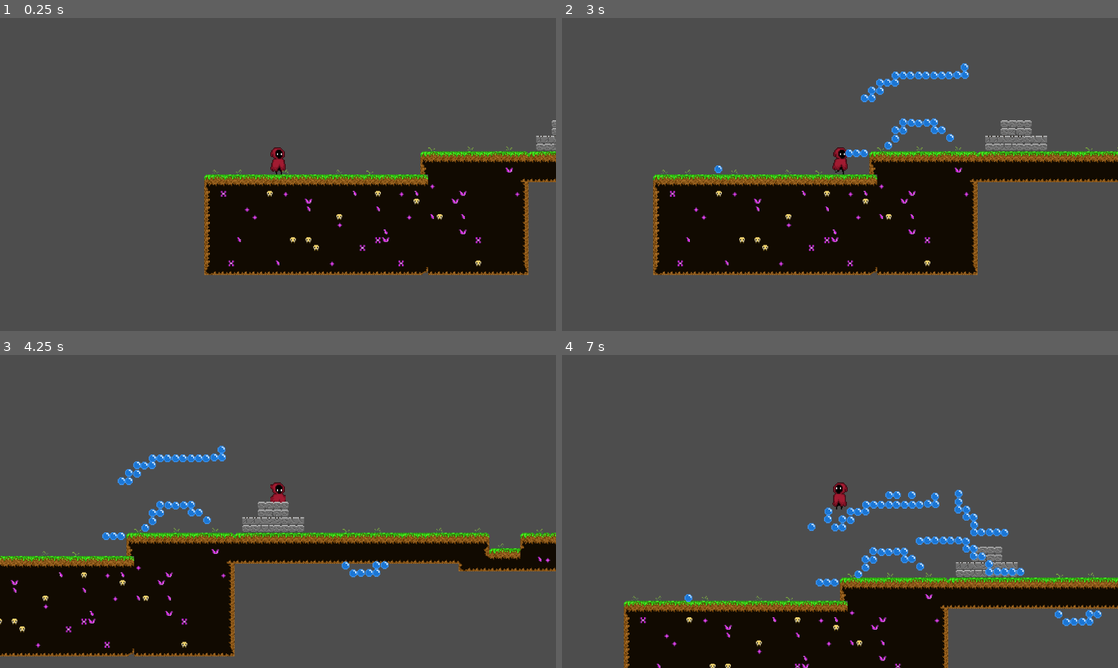
Above: before the commit, frames 1-4 (two rows, left to right).
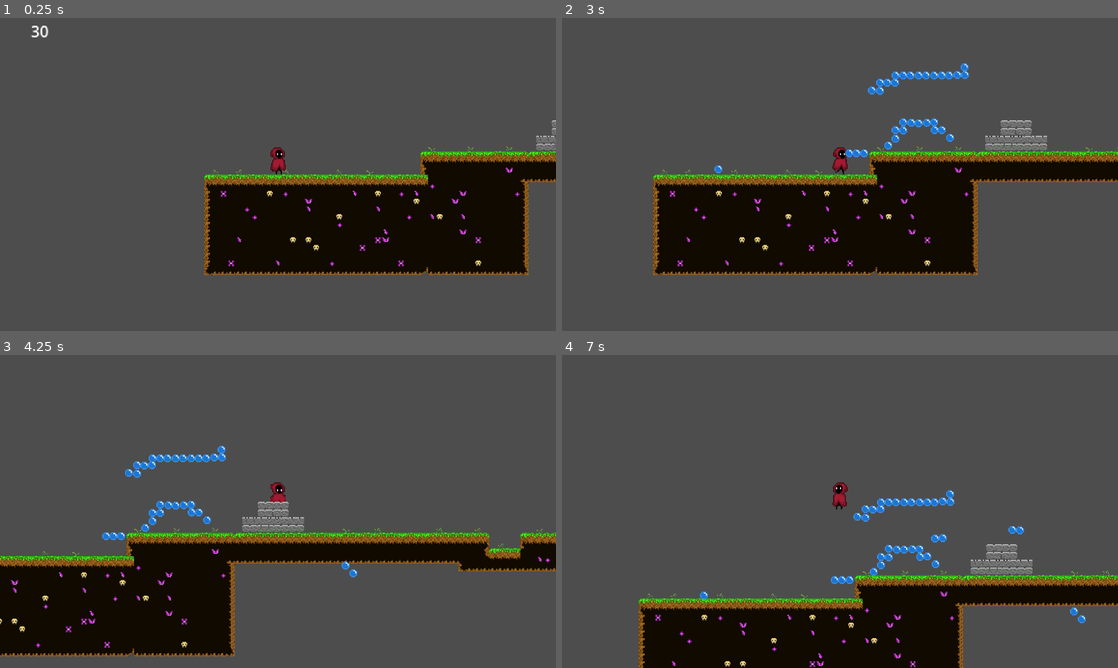
Above: after the commit, the same moments.

Repository: mehanix/bubblemancer
Game: Godot game, scene res://Scenes/Joc1.tscn
The game is run twice, just before and just after one commit, with the same random seed, the same clock (stepped at 60 frames per second) and the same inputs.
Inputs (mouse positions are in pixels of both pictures, inside the frame that each line leads up to):
- Up to frame 1 (0.25 s): no input
- Up to frame 2 (3 s): move the mouse to (962, 158) at 0.52 s; press the mouse at (962, 158) at 0.53 s; hold D (MoveRight) 0.53-2.03 s; tap Space (Jump) at 0.77, 1.52 s; move the mouse to (728, 190) at 1.27 s; release the mouse at (728, 190) at 1.28 s; click (728, 190) at 1.35 s; move the mouse to (895, 105) at 2.02 s; press the mouse at (895, 105) at 2.03 s; hold A (MoveLeft) 2.03-2.78 s; move the mouse to (812, 237) at 2.77 s; release the mouse at (812, 237) at 2.78 s; hold D (MoveRight) from 2.78 s (still down); click (812, 237) at 2.85 s
- Up to frame 3 (4.25 s): keep holding D (MoveRight); tap Space (Jump) at 3.02, 3.77 s; move the mouse to (444, 558) at 3.52 s; press the mouse at (444, 558) at 3.53 s
- Up to frame 4 (7 s): move the mouse to (673, 464) at 4.27 s; release D (MoveRight) at 4.28 s; release the mouse at (673, 464) at 4.28 s; hold A (MoveLeft) 4.28-5.03 s; click (673, 464) at 4.35 s; tap Space (Jump) at 4.52, 6.02, 6.77 s; move the mouse to (867, 511) at 5.02 s; press the mouse at (867, 511) at 5.03 s; hold D (MoveRight) 5.03-5.78 s; move the mouse to (756, 433) at 5.77 s; release the mouse at (756, 433) at 5.78 s; hold A (MoveLeft) from 5.78 s (still down); click (756, 433) at 5.85 s; move the mouse to (962, 495) at 6.52 s; press the mouse at (962, 495) at 6.53 s

The runs differ from the first frame. In frame 1, less than 0.1% of the frame differs, in the area x 5-9%, y 2-7%; in frame 2, less than 0.1%; in frame 3, 0.2%; in frame 4, 9.2%, in the area x 11-100%, y 43-100%.

Commit message:
balloon recharge

Diff:
--- a/bubblejam/Scenes/Joc1.tscn
+++ b/bubblejam/Scenes/Joc1.tscn
@@ -13,3 +13,14 @@
 [node name="TileMapLayer" parent="." instance=ExtResource("3_n6bp8")]
 position = Vector2(365.599, 23.1408)
 tile_map_data = PackedByteArray("AAAqAAQAAAACAAIAAAAqAAMAAAAFAAIAAAAqAAIAAAAFAAIAAAApAAQAAAACAAIAAAApAAMAAAAFAAIAAAApAA …(15888 unchanged characters)…
+
+[node name="Timer" type="Timer" parent="."]
+autostart = true
+
+[node name="ReservoirLabel" type="Label" parent="."]
+offset_left = -30.0
+offset_top = 279.0
+offset_right = 10.0
+offset_bottom = 302.0
+
+[connection signal="timeout" from="Timer" to="." method="_on_timer_timeout"]
--- a/bubblejam/Scripts/BubbleSpawner.gd
+++ b/bubblejam/Scripts/BubbleSpawner.gd
@@ -10,6 +10,7 @@
 
 # Called every frame. 'delta' is the elapsed time since the previous frame.
 func _process(delta: float) -> void:
+	$ReservoirLabel.text = str(Global.BubbleReservoir)
 	var mouse = get_global_mouse_position()
 	if Input.is_action_just_pressed("click"):
 		Global.GameMode = Global.DrawMode
@@ -21,6 +22,8 @@
 		var position_y = mouse.y - (int(mouse.y) % 8)
 		var obj = get_object_at_mouse_pos(position_x, position_y)
 		if (len(obj) > 0): return
+		if Global.BubbleReservoir == 0: return
+		Global.BubbleReservoir -= 1
 		var newBubble = bubblePart.instantiate()
 		newBubble.add_to_group("instantiated_bubbles")
 		newBubble.position = Vector2(position_x, position_y)
@@ -42,3 +45,10 @@
 	var result = space_state.intersect_point(query)
 	print(result)
 	return result
+
+
+func _on_timer_timeout() -> void:
+	if Global.GameMode == Global.DrawMode: return
+	if Global.BubbleReservoir + Global.BUBBLE_RECHARGE_RATE <= Global.BUBBLE_MAX_CAPACITY:
+		Global.BubbleReservoir += Global.BUBBLE_RECHARGE_RATE
+	pass # Replace with function body.
--- a/bubblejam/Scripts/Global.gd
+++ b/bubblejam/Scripts/Global.gd
@@ -4,7 +4,7 @@
 const DrawMode = "DRAW"
 var GameMode = PlayMode
 
-const BUBBLE_MAX_CAPACITY = 100
-const BUBBLE_RECHARGE_RATE = 5 # per second
+const BUBBLE_MAX_CAPACITY = 30
+const BUBBLE_RECHARGE_RATE = 2 # per second
 
 var BubbleReservoir = BUBBLE_MAX_CAPACITY
